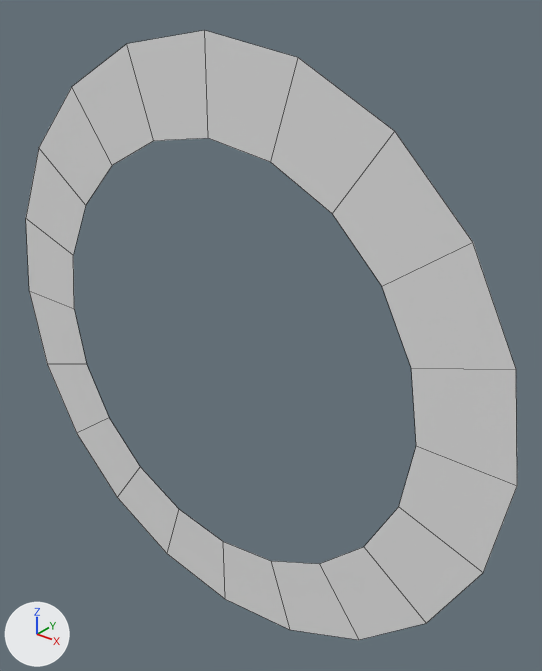
The OBJ model public/assets/geo/export/speed_indicator_inset.obj, before and after one commit.
Camera for both pictures: a camera (50 mm lens) standing at (5.24, -5.52, 4.08) and looking at (0.39, 0.55, 0.31). Every picture has the same lights, and +X, +Y and +Z are marked at lower left. Mesh edges are drawn as thin lines. Where no turn or scale is listed for an object, it has been applied to the vertices.

In view in the first picture: 'speed_indicator_inset'.
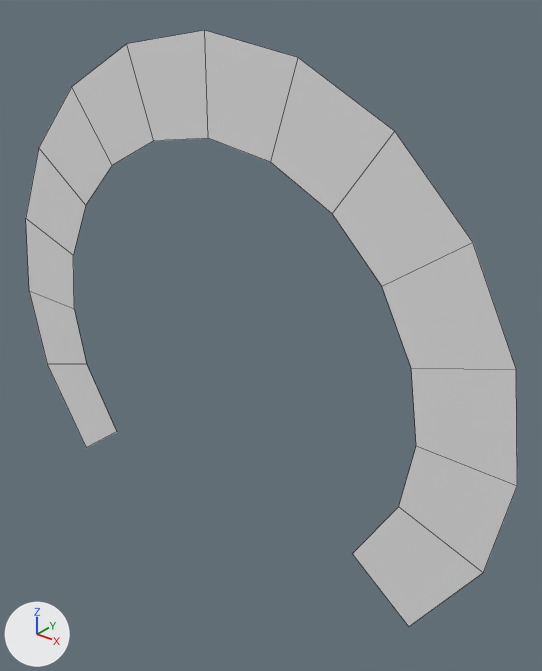
Boxes (x1, y1, x2, y2) around the edits, measured in the pictures (542 x 671 px):
```json
{"object": "speed_indicator_inset", "change": "reshaped", "before": [26, 30, 517, 640], "after": [26, 30, 517, 626]}
{"part": 1, "of": "me_speed_indicator_inset", "change": "cut back", "before": [47, 364, 483, 640], "after": [47, 364, 483, 626]}
```

Edits to the scene script, one JSON object a line:
```json
{"block": "me_speed_indicator_inset", "where": "# used by ob_speed_indicator_inset; location = (0.0, 0.0, 0.0)"}
{"op": "remove", "block": "me_speed_indicator_inset", "code": "me_speed_indicator_inset.from_pydata(...)  # 40 vertices, 20 faces; spans x -3.57..3.57, y 0.04, z -3.57..3.57"}
{"op": "add", "block": "me_speed_indicator_inset", "code": "me_speed_indicator_inset.from_pydata(...)  # 30 vertices, 14 faces; spans x -3.57..3.57, y 0.04, z -2.28..3.57"}
{"block": "me_speed_indicator_inset", "change": "me_speed_indicator_inset part 1"}
{"block": "me_speed_indicator_inset", "change": "14 vertices are removed from x -2.89..2.89, y 0.04, z -3.57..-1.51"}
{"block": "me_speed_indicator_inset", "change": "8 faces are deleted"}
{"block": "me_speed_indicator_inset", "change": "4 vertices are added at (-1.95, 0.04, -1.69), (1.95, 0.04, -1.69), (-2.7, 0.04, -2.28), (2.7, 0.04, -2.28)"}
{"block": "me_speed_indicator_inset", "change": "2 new faces join them"}
```
